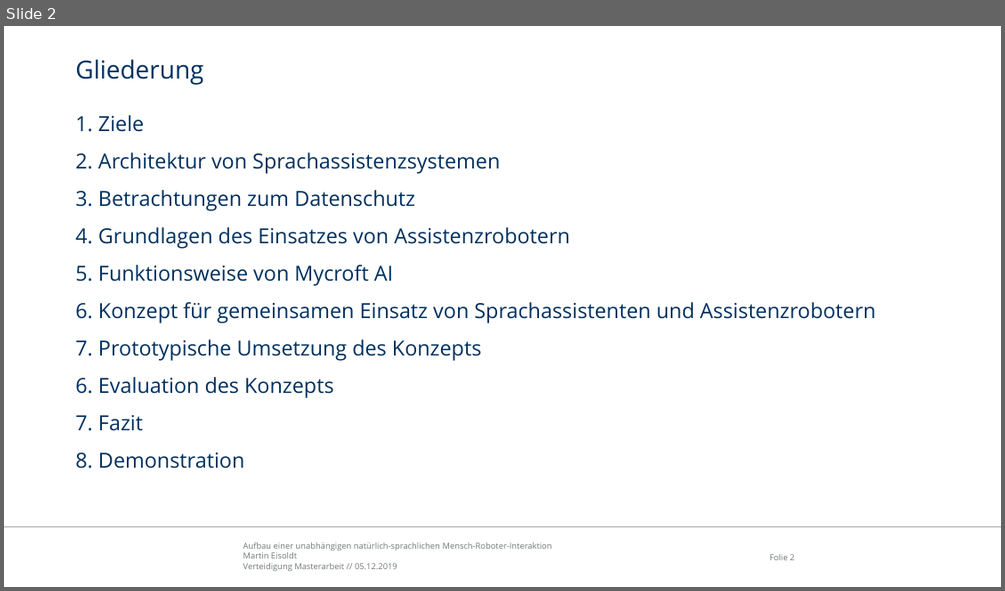
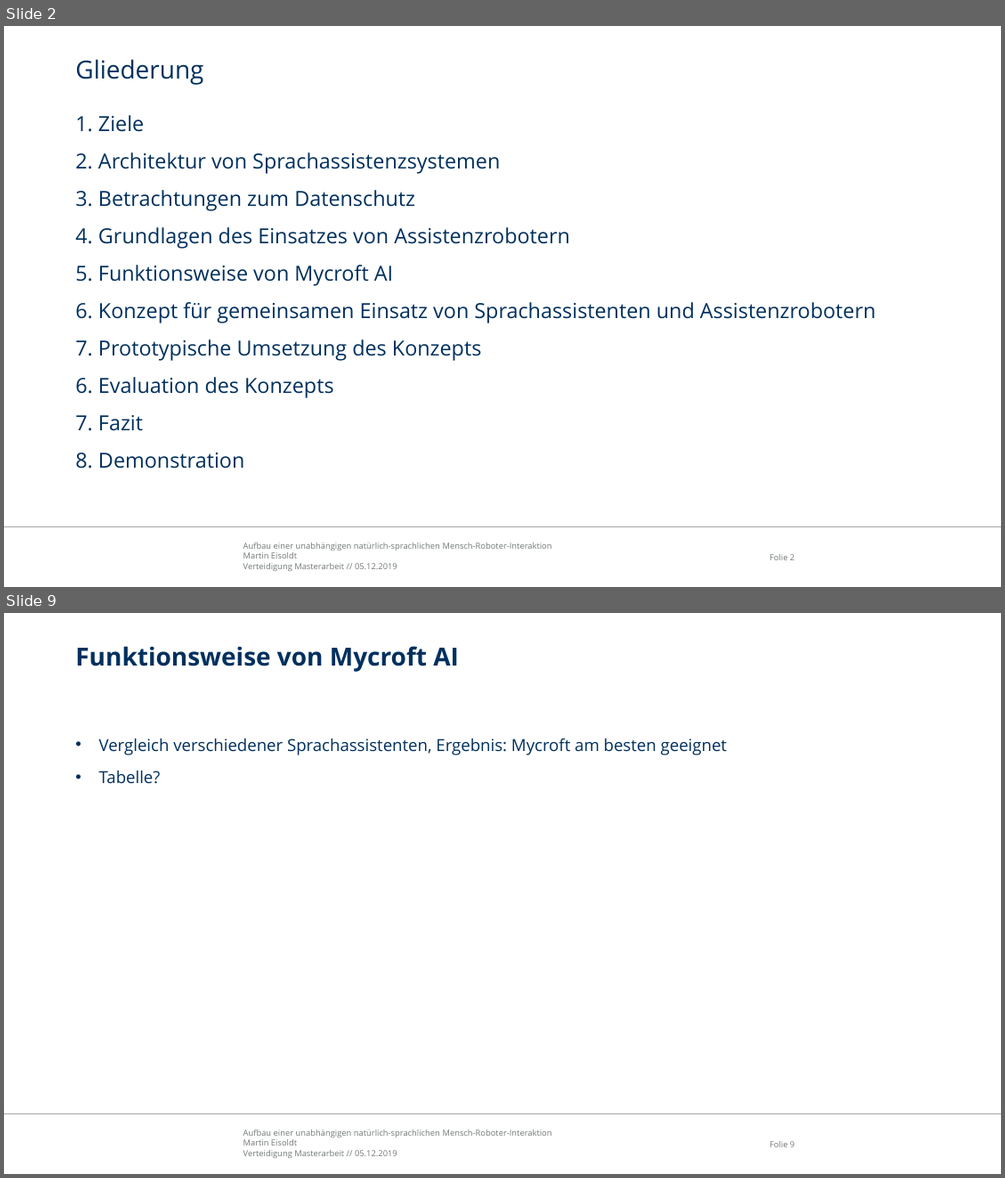
Before and after one commit to edegeyer/masterarbeit, a slide deck: verteidigung/verteidigung.pptx. Shown one above the other, each under a label of ours: slide 2 before the commit, slides 2 and 9 after it; the slides between them are not shown. The pictures are 1005x591 and 1005x1178 pixels, drawn with LibreOffice and Linux fonts; fonts in the diff are those of the drawing; background and template pictures are left out. Boxes give left, top, right and bottom in pixels: in the first picture for what was removed or moved away, otherwise in the second. Text is boxed around its words. In the diff, an @@ line names an element or a change of style, - is before the commit and + after.

```diff
--- a/verteidigung/verteidigung.pptx
+++ b/verteidigung/verteidigung.pptx
@@ slide 9 added at bbox=[4, 613, 1001, 1174], background #FFFFFF; not listed: 3 template elements that a slide beside it also shows @@
@@ title added at bbox=[75, 646, 459, 672], 24 pt, text #00305E, bold @@
+Funktionsweise von Mycroft AI
@@ text added at bbox=[99, 738, 727, 784], 16 pt, text #00305E @@
+• Vergleich verschiedener Sprachassistenten, Ergebnis: Mycroft am besten geeignet
+• Tabelle?
```
Also in this commit, not shown: 15 other slides added, 3 slides removed.
